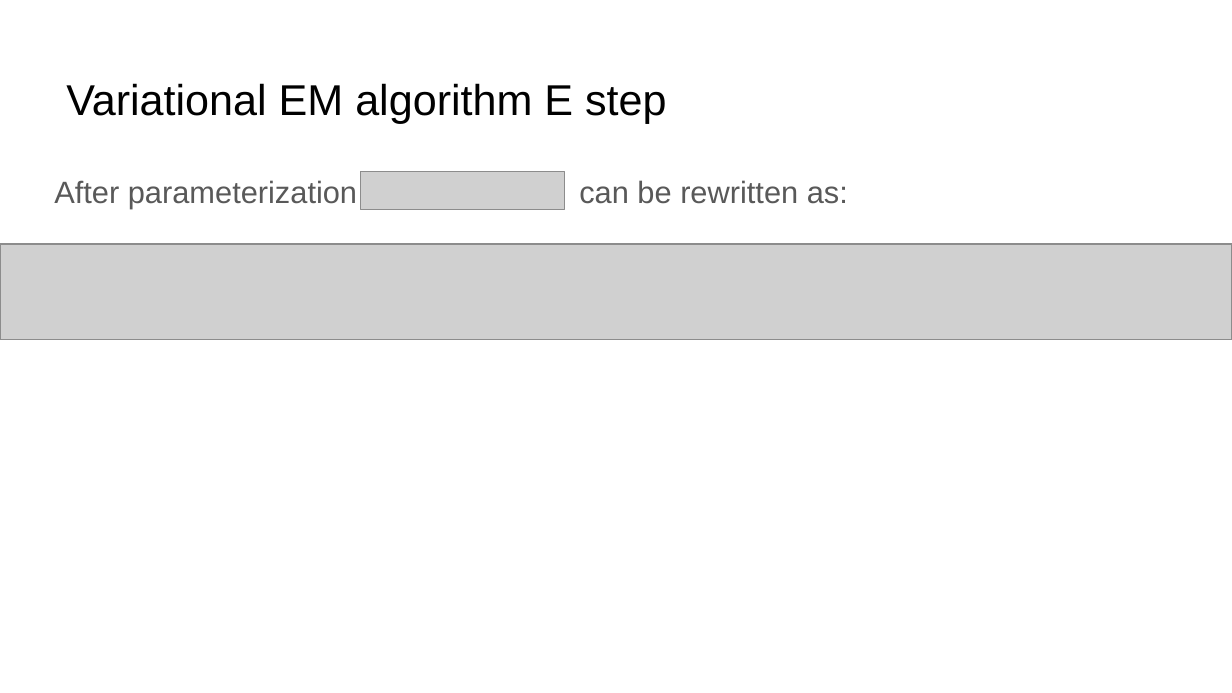
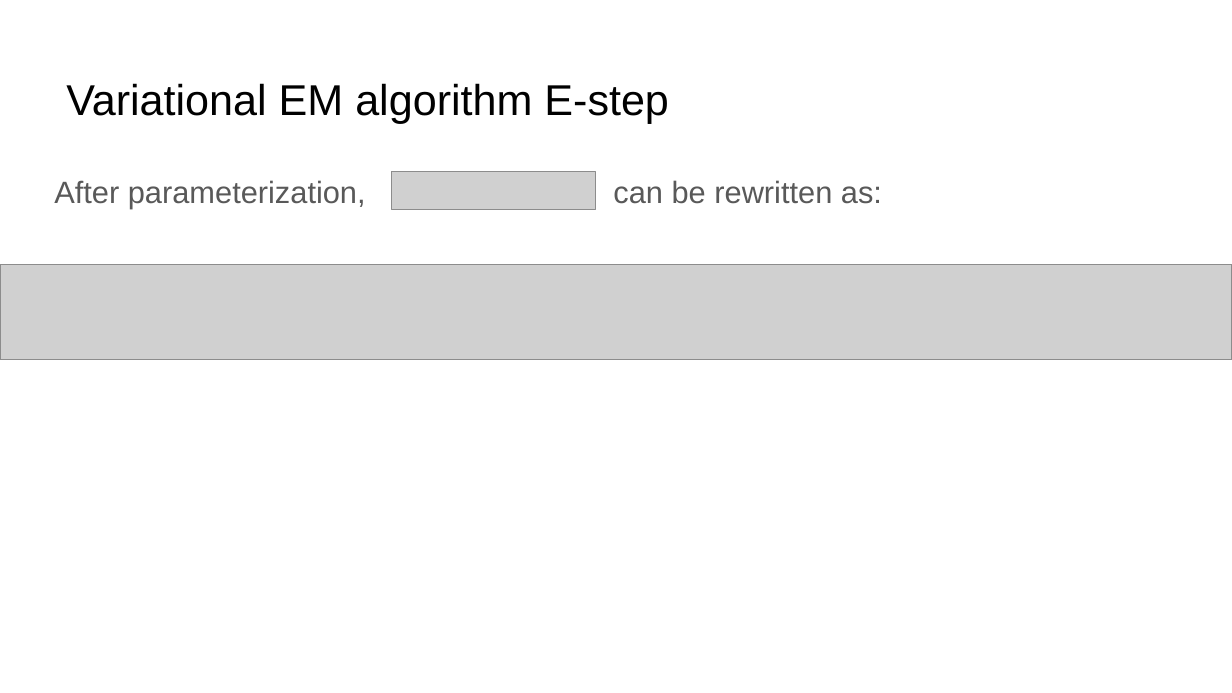
Before and after one commit to yichousun/Winter2021_CS249_GNN, a slide deck: slide 18 of Paper_Presentation/Knowledge_Graph/Efficient_Probabilistic_Logic_Reasoning_with_Graph_Neural_Networks/presentation/cs249 presentation.pptx (slide 13 before the commit). Drawn at 1232x693 pixels with LibreOffice and Linux fonts; fonts in the diff are those of the drawing; grey boxes stand for pictures. Boxes give left, top, right and bottom in pixels: in the first picture for what was removed or moved away, otherwise in the second. Text is boxed around its words. In the diff, an @@ line names an element or a change of style, - is before the commit and + after.

```diff
--- a/Paper_Presentation/Knowledge_Graph/Efficient_Probabilistic_Logic_Reasoning_with_Graph_Neural_Networks/presentation/cs249 presentation.pptx
+++ b/Paper_Presentation/Knowledge_Graph/Efficient_Probabilistic_Logic_Reasoning_with_Graph_Neural_Networks/presentation/cs249 presentation.pptx
@@ title at [66, 83, 668, 123]: text changed @@
-Variational EM algorithm E step
+Variational EM algorithm E-step
@@ picture: place and size @@
-picture at [361, 171, 565, 209]
+picture at [392, 171, 596, 209]
@@ text at [54, 180, 882, 209]: text changed @@
-After parameterization can be rewritten as:
+After parameterization, can be rewritten as:
@@ picture: place and size @@
-picture at [0, 244, 1232, 339]
+picture at [0, 265, 1232, 360]
```
Also in this commit, not shown: 17 other slides changed, 11 slides added, 4 slides removed, 1 other file.
